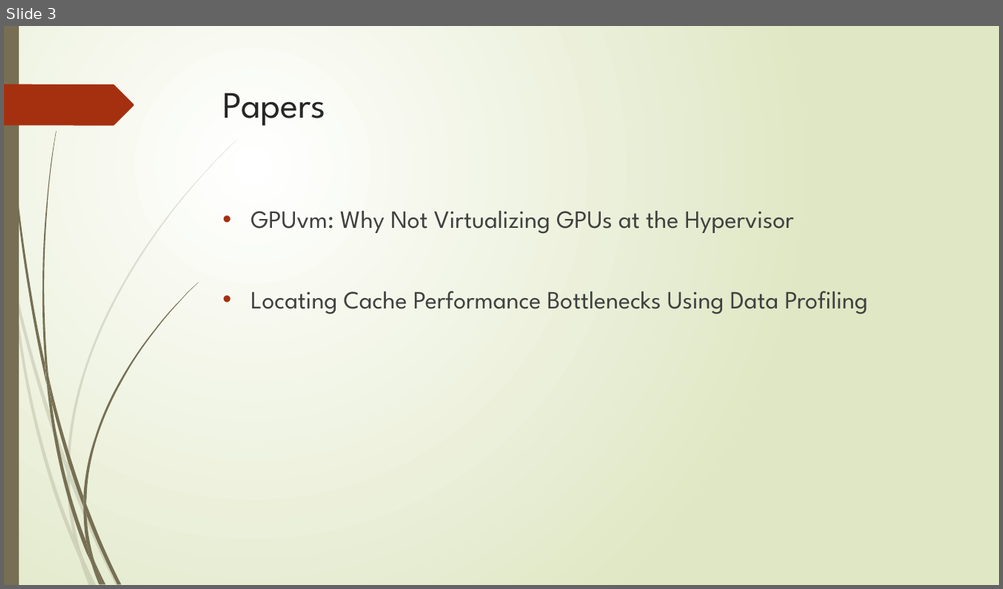
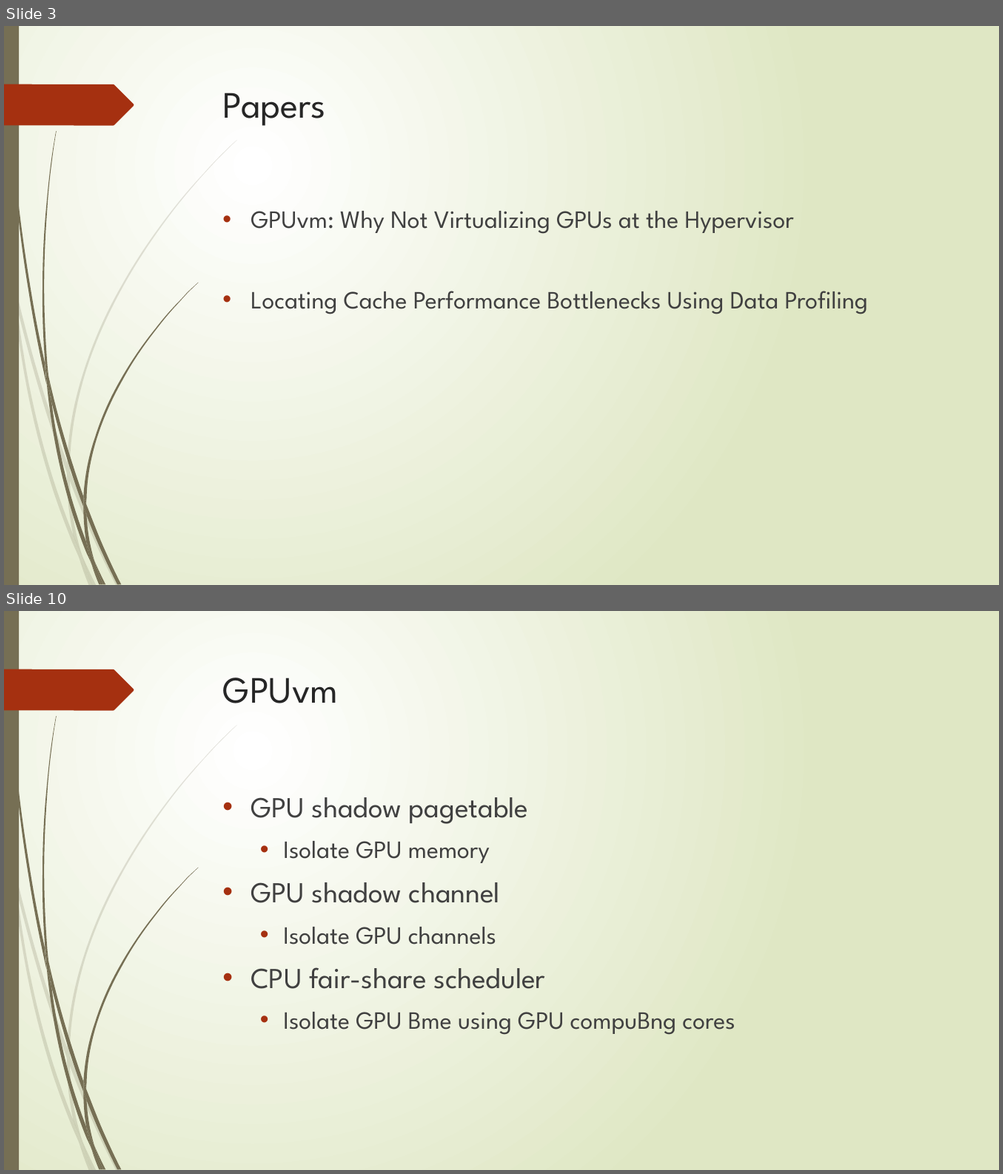
Before and after one commit to GLjun/OS_gaowei, a slide deck: 高伟.pptx. Shown one above the other, each under a label of ours: slide 3 before the commit, slides 3 and 10 after it; the slides between them are not shown. The pictures are 1003x589 and 1003x1174 pixels, drawn with LibreOffice and Linux fonts; fonts in the diff are those of the drawing. Boxes give left, top, right and bottom in pixels: in the first picture for what was removed or moved away, otherwise in the second. Text is boxed around its words. In the diff, an @@ line names an element or a change of style, - is before the commit and + after.

```diff
--- a/高伟.pptx
+++ b/高伟.pptx
@@ slide 10 added at [4, 611, 999, 1170], background gradient #FFFFFF to #DFE8C4; not listed: 24 template elements that a slide beside it also shows @@
@@ title added at [223, 678, 338, 703], 36 pt, text #262626 @@
+GPUvm
@@ text added at [250, 797, 734, 1035], 24 pt, text #404040 @@
+• GPU shadow pagetable
+  • Isolate GPU memory
+• GPU shadow channel
+  • Isolate GPU channels
+• CPU fair-share scheduler
+  • Isolate GPU Bme using GPU compuBng cores
```
Also in this commit, not shown: 15 slides changed, 9 other slides added, 3 slides removed.
